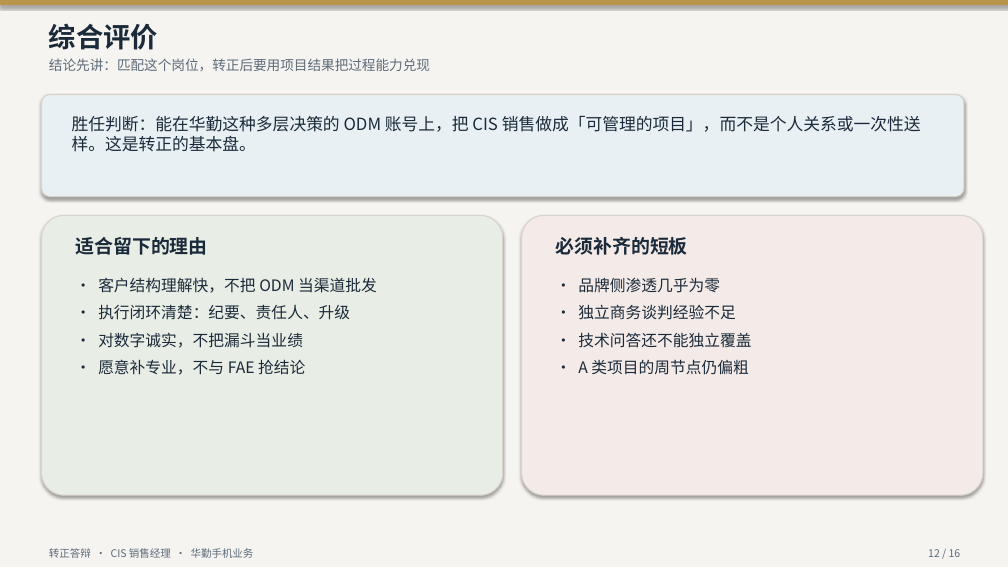
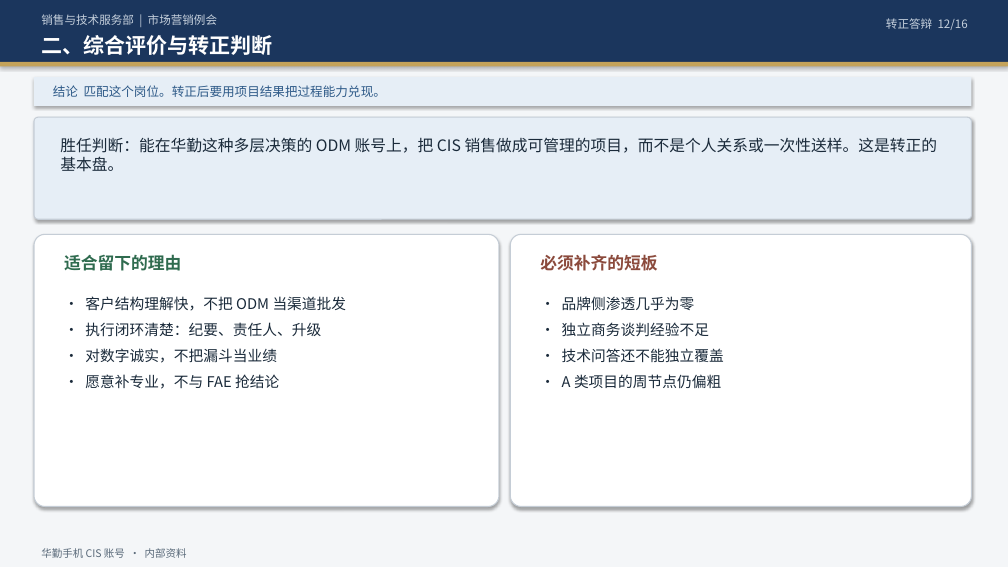
Before and after one commit to ChrisXiaoSu/git20260729, a slide deck: slide 12 of CIS销售经理-华勤手机业务-转正答辩.pptx. Drawn at 1008x567 pixels with LibreOffice and Linux fonts; fonts in the diff are those of the drawing. Boxes give left, top, right and bottom in pixels: in the first picture for what was removed or moved away, otherwise in the second. Text is boxed around its words. In the diff, an @@ line names an element or a change of style, - is before the commit and + after.

```diff
--- a/CIS销售经理-华勤手机业务-转正答辩.pptx
+++ b/CIS销售经理-华勤手机业务-转正答辩.pptx
@@ rectangle at [0, 0, 1008, 567]: fill #F6F4F1 to #F4F6F8 @@
@@ rectangle: place and size @@
-rectangle at [0, 0, 1008, 5]
+rectangle at [0, 0, 1008, 62]
@@ rectangle at [0, 0, 1008, 62]: fill #B8954A to #1B365D @@
@@ text added at [41, 14, 217, 25], 11 pt, text #C5D0DC @@
+销售与技术服务部 | 市场营销例会
@@ text at [886, 18, 968, 30]: text changed; size 10 to 11 pt; text colour #5C6B7A to #C5D0DC @@
-12 / 16
+转正答辩 12/16
@@ text at [41, 35, 272, 55]: text changed; size 26 to 20 pt; text colour #1B2A3A to #FFFFFF @@
-综合评价
+二、综合评价与转正判断
@@ rectangle added at [0, 62, 1008, 67], fill #C4A35A @@
@@ rectangle added at [34, 77, 972, 106], fill #E6EEF6 @@
@@ text at [53, 85, 386, 97]: text changed; size 13 to 12 pt; text colour #5C6B7A to #2E5A88 @@
-结论先讲：匹配这个岗位，转正后要用项目结果把过程能力兑现
+结论 匹配这个岗位。转正后要用项目结果把过程能力兑现。
@@ rounded rectangle: place and size @@
-rounded rectangle at [42, 95, 964, 197]
+rounded rectangle at [34, 117, 972, 219]
@@ rounded rectangle at [34, 117, 972, 219]: fill #E8F0F4 to #E6EEF6; outline #D8D3CB 1 pt to #C5CDD6 1 pt; proportions changed @@
@@ text at [60, 137, 937, 172]: text changed; size 16 to 15 pt; text colour #1B2A3A to #1A2A3A @@
-胜任判断：能在华勤这种多层决策的 ODM 账号上，把 CIS 销售做成「可管理的项目」，而不是个人关系或一次性送样。这是转正的基本盘。
+胜任判断：能在华勤这种多层决策的 ODM 账号上，把 CIS 销售做成可管理的项目，而不是个人关系或一次性送样。这是转正的基本盘。
@@ rounded rectangle: place and size @@
-rounded rectangle at [522, 216, 983, 495]
+rounded rectangle at [34, 234, 499, 507]
@@ rounded rectangle at [34, 234, 499, 507]: fill #F4EBE8 to #FFFFFF; outline #D8D3CB 1 pt to #C5CDD6 1 pt; proportions changed @@
@@ rounded rectangle removed at [42, 216, 503, 495] @@
@@ rounded rectangle added at [510, 234, 972, 507], fill #FFFFFF, outline #C5CDD6 1 pt @@
@@ text "适合留下的理由": place and size @@
-text "适合留下的理由" at [75, 237, 207, 255]
+text "适合留下的理由" at [64, 254, 181, 271]
@@ text "适合留下的理由" at [64, 254, 181, 271]: size 18 to 16 pt, text colour #1B2A3A to #2F6B4F; less space between paragraphs @@
@@ text "必须补齐的短板": place and size @@
-text "必须补齐的短板" at [556, 237, 688, 255]
+text "必须补齐的短板" at [540, 254, 657, 271]
@@ text "必须补齐的短板" at [540, 254, 657, 271]: size 18 to 16 pt, text colour #1B2A3A to #8B4A3C; less space between paragraphs @@
@@ text "· 客户结构理解快，不把 ODM 当渠道批发": place and size @@
-text "· 客户结构理解快，不把 ODM 当渠道批发" at [98, 278, 377, 375]
+text "· 客户结构理解快，不把 ODM 当渠道批发" at [85, 296, 347, 389]
@@ text "· 客户结构理解快，不把 ODM 当渠道批发" at [85, 296, 347, 389]: size 15 to 14 pt, text colour #1B2A3A to #1A2A3A @@
@@ text "· 品牌侧渗透几乎为零" at [562, 296, 724, 388]: size 15 to 14 pt, text colour #1B2A3A to #1A2A3A @@
@@ text "· 品牌侧渗透几乎为零": place and size @@
-text "· 品牌侧渗透几乎为零" at [578, 278, 751, 375]
+text "· 品牌侧渗透几乎为零" at [562, 296, 724, 388]
@@ text at [41, 548, 187, 558]: text changed; text colour #5C6B7A to #5A6A7A @@
-转正答辩 · CIS 销售经理 · 华勤手机业务
+华勤手机 CIS 账号 · 内部资料
```
Also in this commit, not shown: 13 other slides changed, 2 slides added, 2 slides removed, 3 other files.
